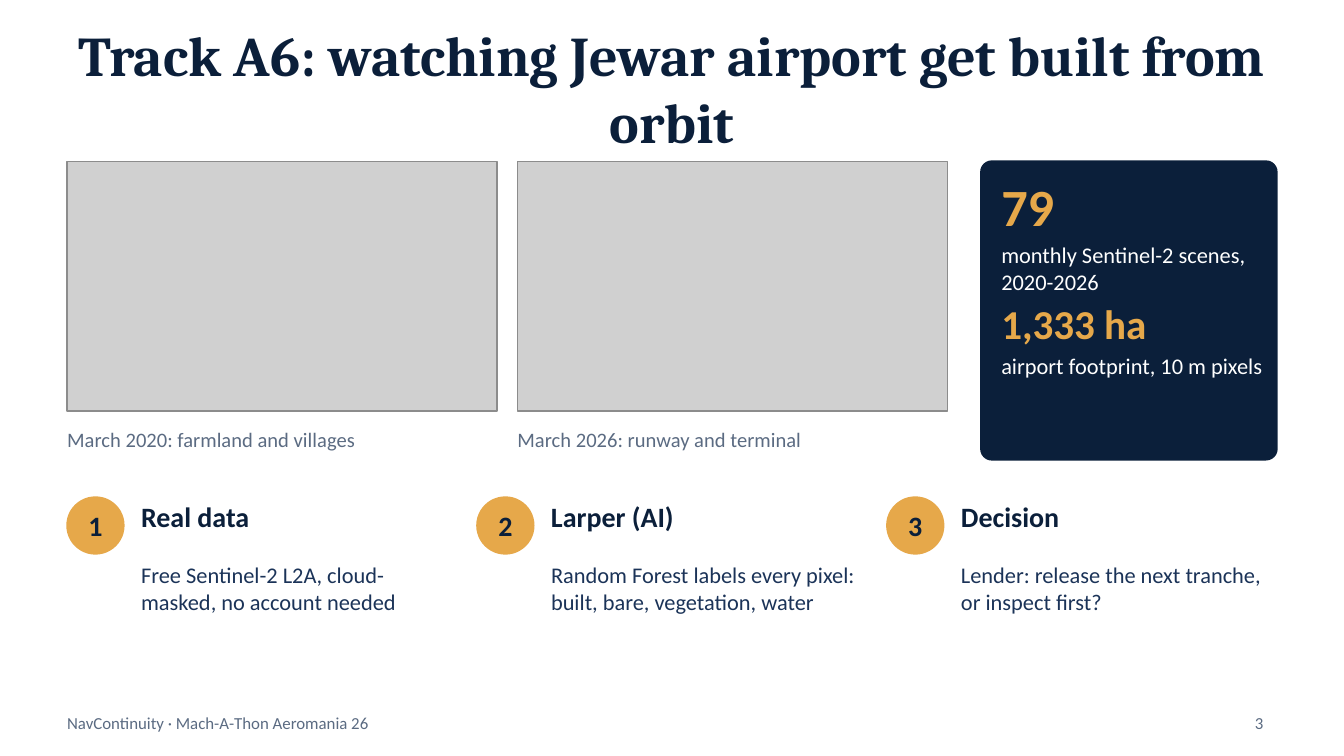
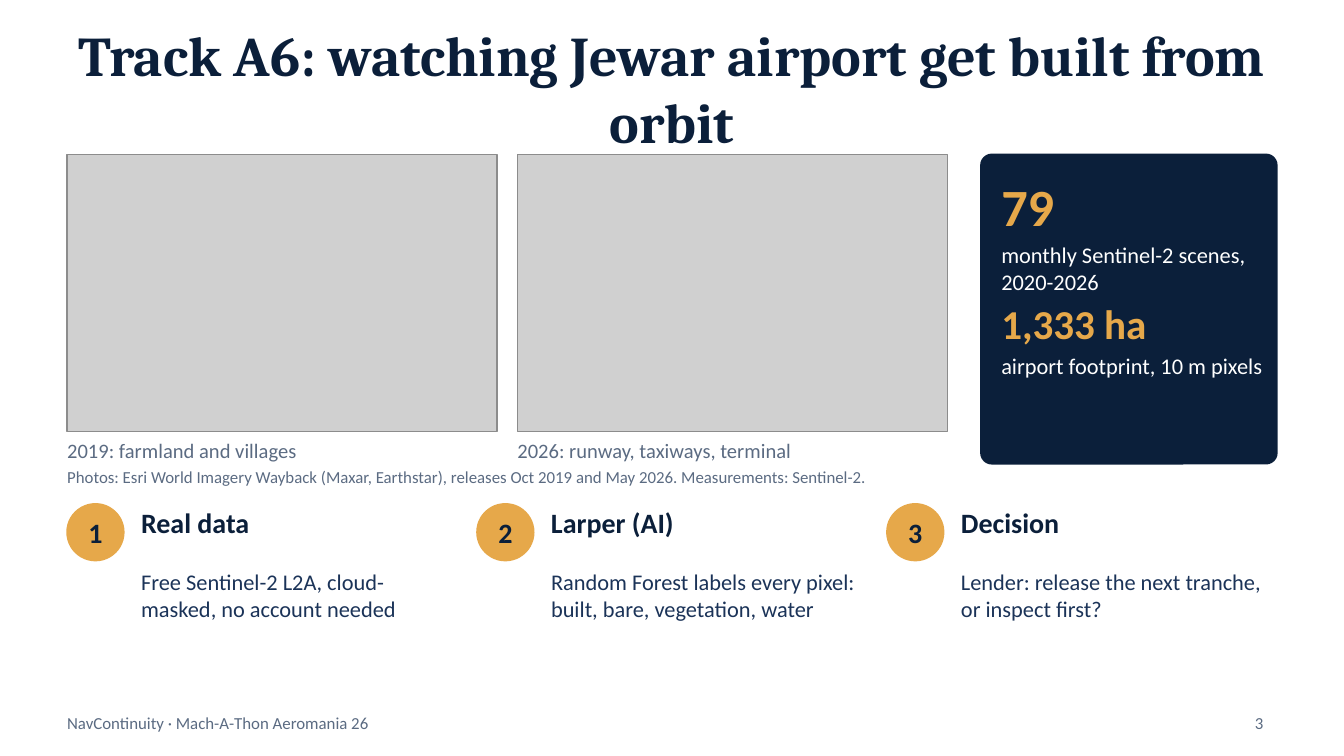
Before and after one commit to rehancodes-web/Mack.1, a slide deck: slide 3 of pitch/NavContinuity_MachAThon.pptx. Drawn at 1344x756 pixels with LibreOffice and Linux fonts; fonts in the diff are those of the drawing; grey boxes stand for pictures. Boxes give left, top, right and bottom in pixels: in the first picture for what was removed or moved away, otherwise in the second. Text is boxed around its words. In the diff, an @@ line names an element or a change of style, - is before the commit and + after.

```diff
--- a/pitch/NavContinuity_MachAThon.pptx
+++ b/pitch/NavContinuity_MachAThon.pptx
@@ picture: place and size @@
-picture at box(67, 161, 497, 411)
+picture at box(67, 155, 497, 431)
@@ picture: place and size @@
-picture at box(517, 161, 948, 411)
+picture at box(517, 155, 948, 431)
@@ rounded rectangle: place and size @@
-rounded rectangle at box(981, 161, 1277, 460)
+rounded rectangle at box(981, 155, 1277, 464)
@@ text at box(67, 443, 296, 462): text changed @@
-March 2020: farmland and villages
+2019: farmland and villages
@@ text at box(517, 443, 791, 462): text changed @@
-March 2026: runway and terminal
+2026: runway, taxiways, terminal
@@ text added at box(67, 471, 865, 486), 9 pt, text #5B6B82 @@
+Photos: Esri World Imagery Wayback (Maxar, Earthstar), releases Oct 2019 and May 2026. Measurements: Sentinel-2.
@@ 9 texts, 3 ellipses: place and size @@
-9 texts, 3 ellipses at box(67, 497, 1261, 614)
+9 texts, 3 ellipses at box(67, 504, 1261, 621)
```
Also in this commit, not shown: 10 other files.
